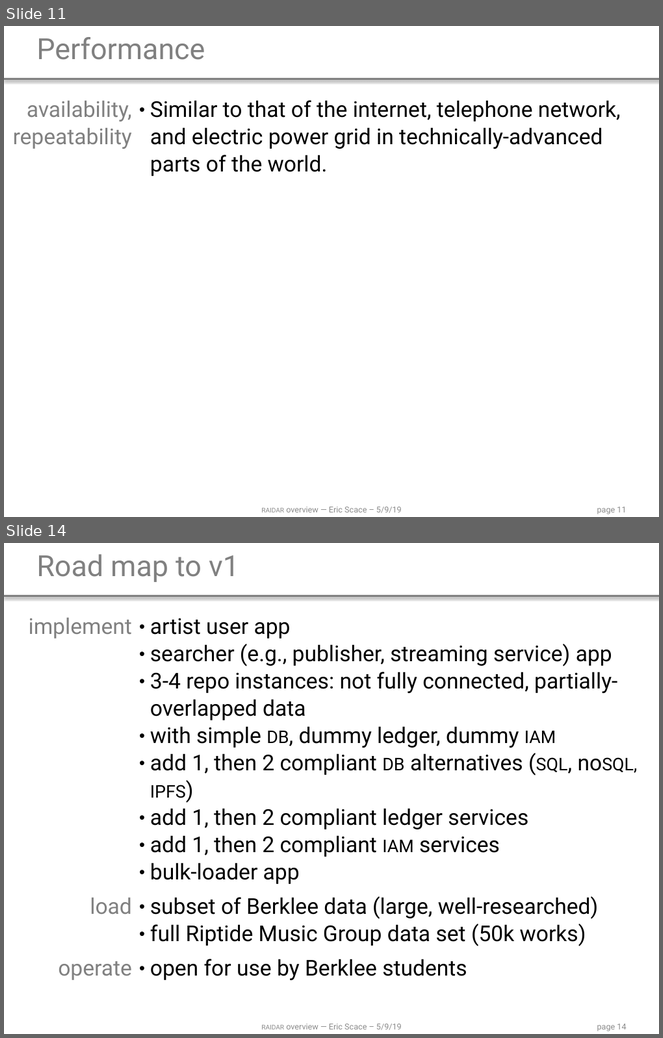
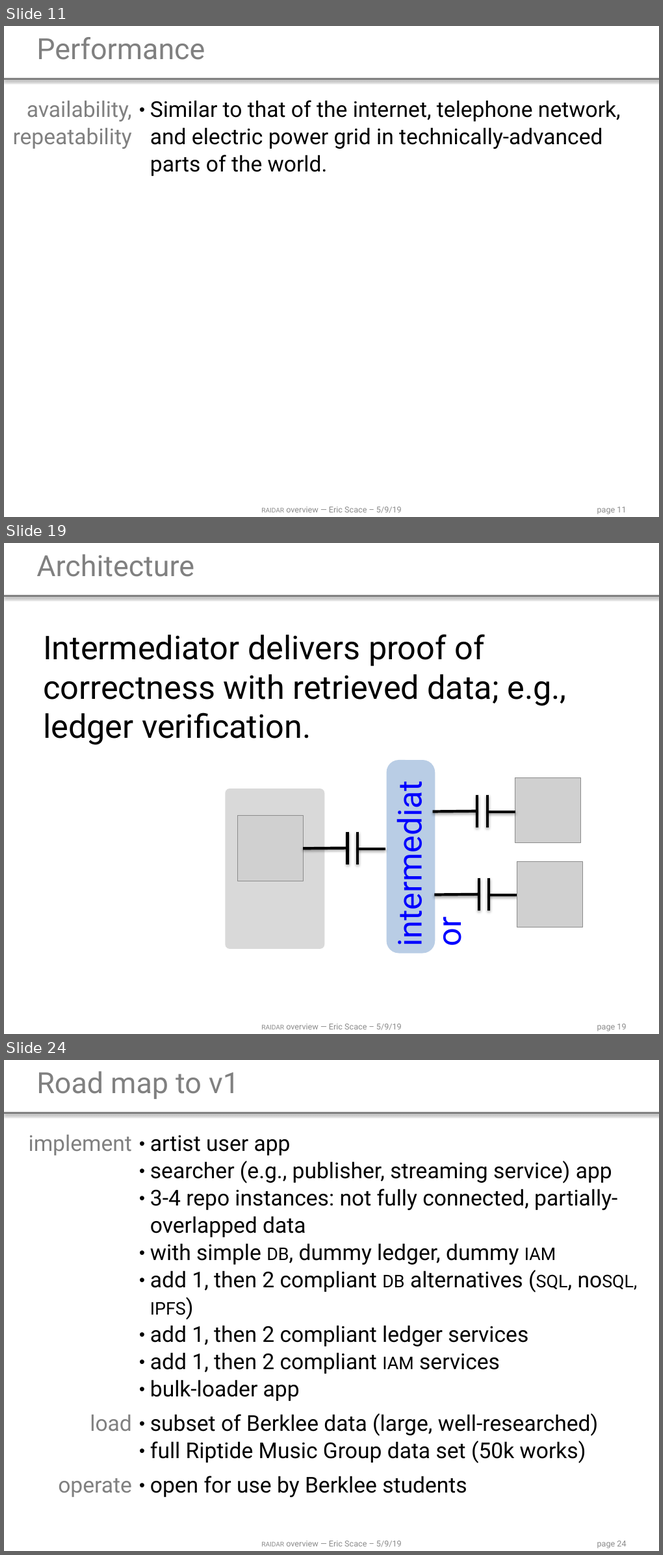
Before and after one commit to ldnovak/RAIDAR, a slide deck: docs/2019 05 10 presentation/2019 05 10 overview.pptx. Shown one above the other, each under a label of ours: slides 11 and 14 before the commit, slides 11, 19 and 24 after it; the slides between them are not shown. The pictures are 663x1038 and 663x1555 pixels, drawn with LibreOffice and Linux fonts; fonts in the diff are those of the drawing; grey boxes stand for pictures. Boxes give left, top, right and bottom in pixels: in the first picture for what was removed or moved away, otherwise in the second. Text is boxed around its words. In the diff, an @@ line names an element or a change of style, - is before the commit and + after.

Commit message:
add architecture diagrams & commentary
ref #11

```diff
--- a/docs/2019 05 10 presentation/2019 05 10 overview.pptx
+++ b/docs/2019 05 10 presentation/2019 05 10 overview.pptx
@@ slide 19 added at box(4, 543, 659, 1034), background #FFFFFF; not listed: 3 template elements that a slide beside it also shows @@
@@ title added at box(36, 554, 194, 577), 32 pt, text #808080 @@
+Architecture
@@ text added at box(43, 634, 566, 745), 36 pt, text #000000 @@
+Intermediator delivers proof of correctness with retrieved data; e.g., ledger verification.
@@ text added at box(386, 759, 432, 954), 36 pt, text #0000FF @@
+intermediator
@@ rounded rectangle added at box(387, 760, 435, 953), fill #B9CDE5 @@
@@ rounded rectangle added at box(226, 789, 325, 949), fill #D9D9D9 @@
@@ picture added at box(516, 778, 581, 843) @@
@@ group added at box(432, 795, 516, 828): 4 lines @@
@@ picture added at box(238, 816, 304, 882) @@
@@ group added at box(304, 832, 386, 865): 4 lines @@
@@ picture added at box(517, 862, 582, 928) @@
@@ group added at box(434, 878, 517, 911): 4 lines @@
@@ what was slide 14 is now slide 24 @@
@@ page number at box(597, 1541, 626, 1549): text changed @@
-page 14
+page 24
```
Also in this commit, not shown: 1 slide changed, 10 other slides added, 1 slide removed.
